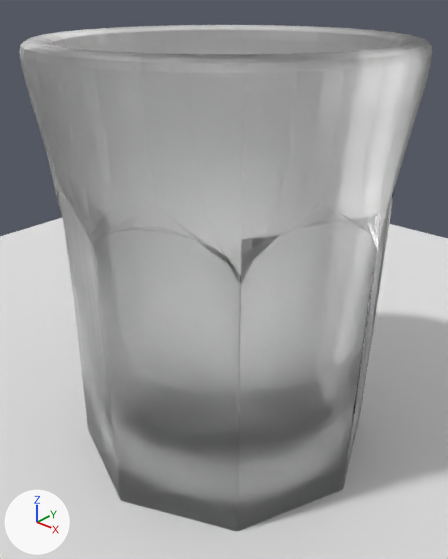
The Blender file assignment1/cup.blend, before and after one commit.
Camera for both pictures: a 50 mm lens placed at (3.09, -3.55, 3.74), pointed at (0.04, -0.06, 1.54). The lights are fixed; the arrows at lower left show +X, +Y and +Z.
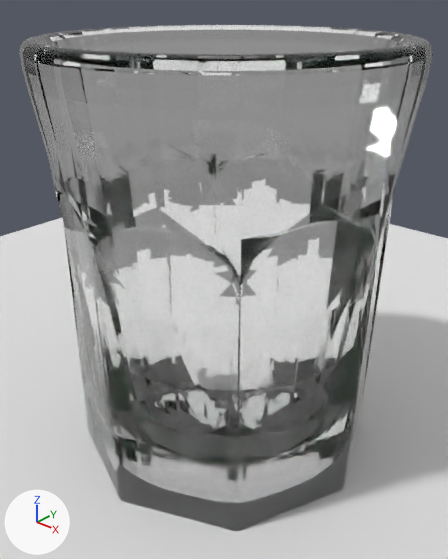
Boxes [x1, y1, x2, y2] around the edits, measured in the pictures (448 x 559 px):
'Cone', surface changed: [19, 25, 432, 508] in both

The change, as a list of edits to the scene's bpy script:
```text
Change mat_glass:
    where n1 = _N.new('ShaderNodeBsdfGlass'); n1.name = 'Glass BSDF'
    remove n1.inputs[1].default_value = 0.5  # 'Roughness'
```
